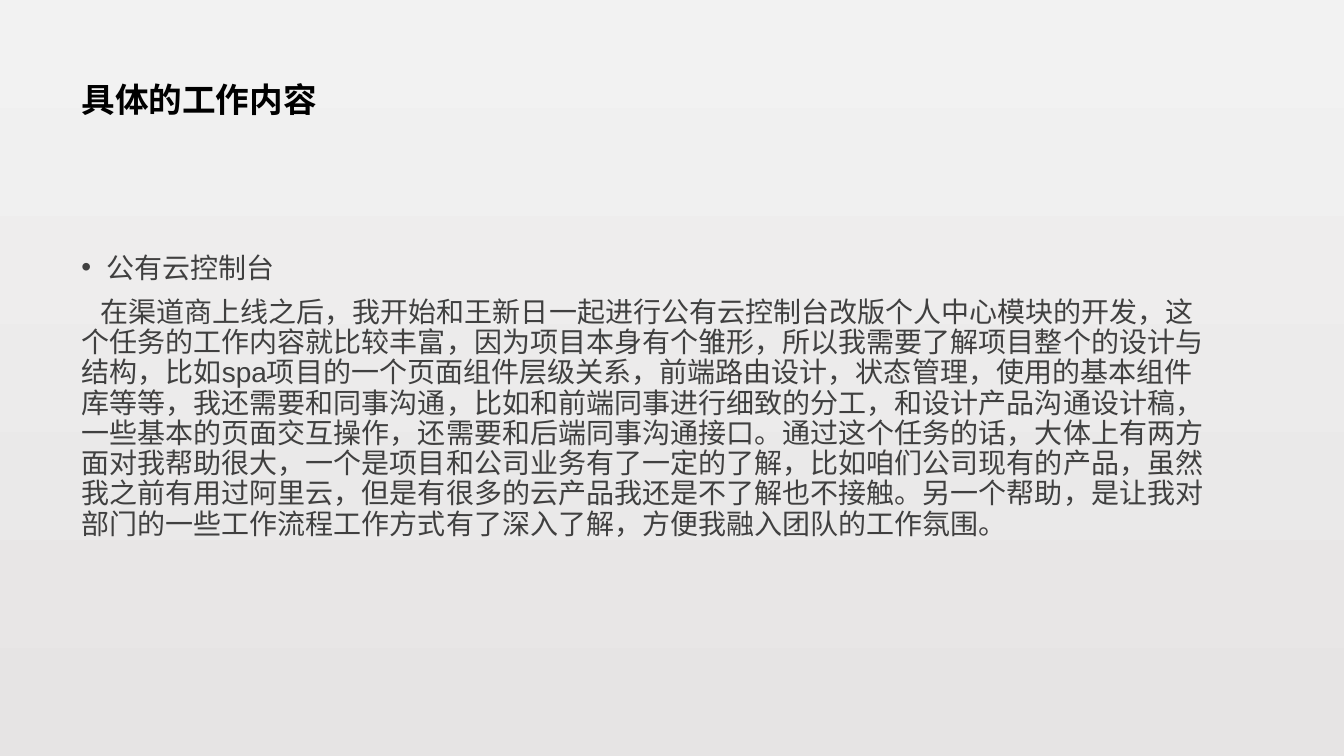
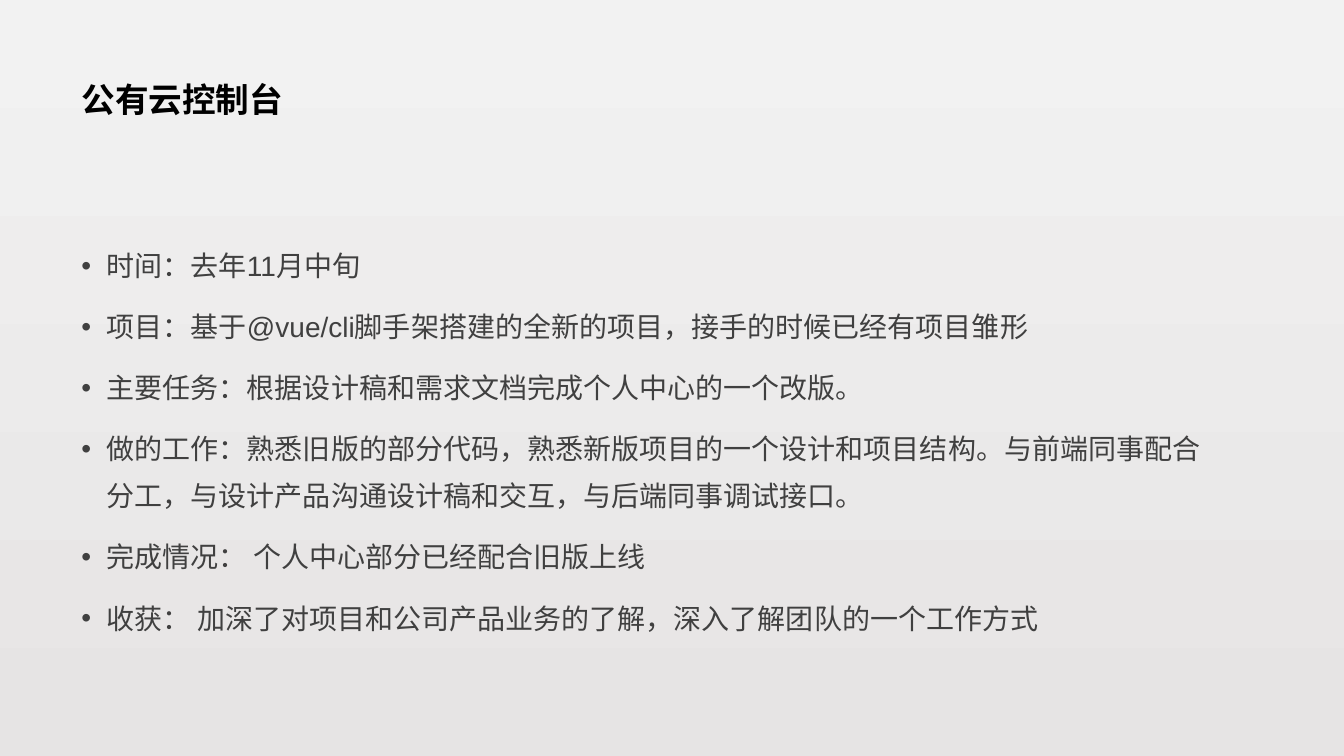
Before and after one commit to zepang/Rx_note, a slide deck: slide 8 of 赖泽海-试用期工作总结.pptx (slide 5 before the commit). Drawn at 1344x756 pixels with LibreOffice and Linux fonts; fonts in the diff are those of the drawing. Boxes give left, top, right and bottom in pixels: in the first picture for what was removed or moved away, otherwise in the second. Text is boxed around its words. In the diff, an @@ line names an element or a change of style, - is before the commit and + after.

Commit message:
工作总结添加图片

```diff
--- a/赖泽海-试用期工作总结.pptx
+++ b/赖泽海-试用期工作总结.pptx
@@ title at [81, 83, 283, 115]: text changed @@
-具体的工作内容
+公有云控制台
@@ text at [107, 252, 1201, 632]: text changed @@
-• 公有云控制台
-在渠道商上线之后，我开始和王新日一起进行公有云控制台改版个人中心模块的开发，这个任务的工作内容就比较丰富，因为项目本身有个雏形，所以我需要了解项目整个的设计与结构，比如spa项目的一个页面组件层级关系，前端路由设计，状态管理，使用的基本组件库等等，我还需要和同事沟通，比如和前端同事进行细致的分工，和设计产品沟通设计稿，一些基本的页面交互操作，还需要和后端同事沟通接口。通过这个任务的话，大体上有两方面对我帮助很大，一个是项目和公司业务有了一定的了解，比如咱们公司现有的产品，虽然我之前有用过阿里云，但是有很多的云产品我还是不了解也不接触。另一个帮助，是让我对部门的一些工作流程工作方式有了深入了解，方便我融入团队的工作氛围。
+• 时间：去年11月中旬
+• 项目：基于@vue/cli脚手架搭建的全新的项目，接手的时候已经有项目雏形
+• 主要任务：根据设计稿和需求文档完成个人中心的一个改版。
+• 做的工作：熟悉旧版的部分代码，熟悉新版项目的一个设计和项目结构。与前端同事配合分工，与设计产品沟通设计稿和交互，与后端同事调试接口。
+• 完成情况： 个人中心部分已经配合旧版上线
+• 收获： 加深了对项目和公司产品业务的了解，深入了解团队的一个工作方式
```
Also in this commit, not shown: 8 other slides changed, 12 slides added, 1 slide removed.
